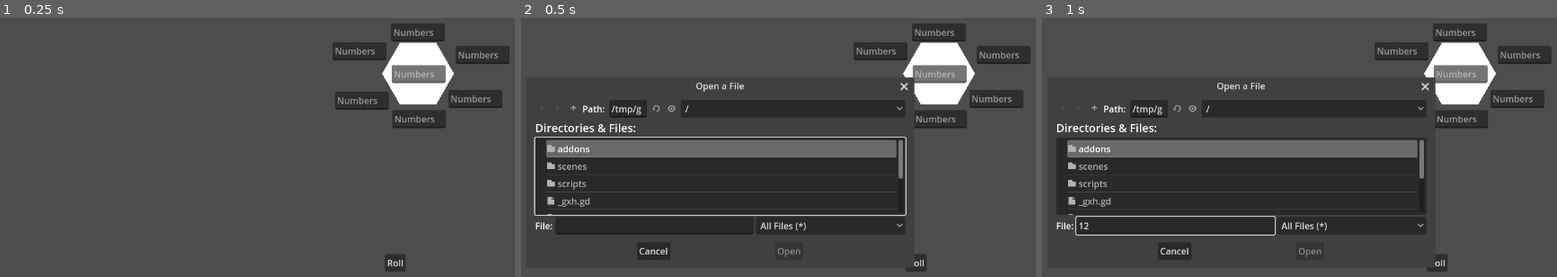
Above: before the commit, frames 1-3 (left to right).
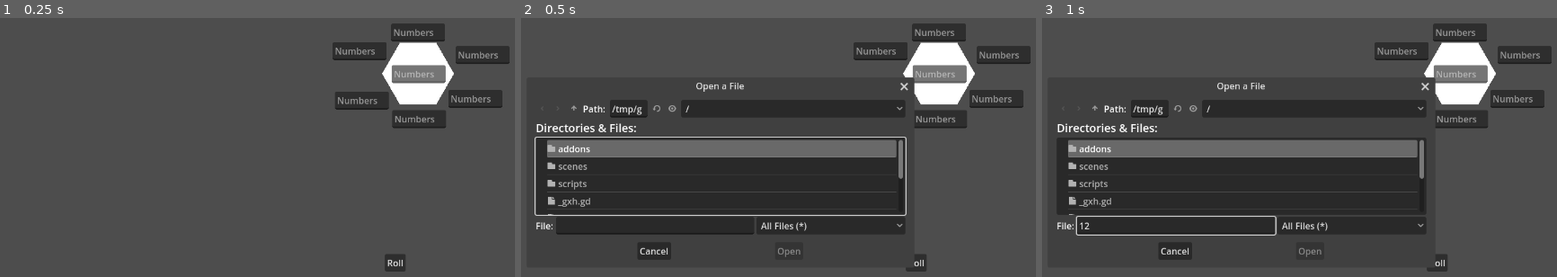
Above: after the commit, the same moments.

Repository: ashestosea/hex-flower
Game: Godot game, scene res://scenes/main.tscn
Two runs of this game, one before a commit and one after it. Both use one fixed random seed, a clock stepped at 60 frames per second and the inputs below.
Inputs (mouse positions are in pixels of both pictures, inside the frame that each line leads up to):
- Up to frame 1 (0.25 s): no input
- Up to frame 2 (0.5 s): no input
- Up to frame 3 (1 s): click (1175, 225) at 0.52 s; type "12" at 0.6 s; click (1459, 74) at 0.75 s; type "12" at 0.83 s; click (1459, 33) at 0.98 s

Frame 1 is identical in both runs. In frame 2, 1.2% of the frame differs, in the area x 2-56%, y 33-92%; in frame 3, 1.1%.

Commit message:
Add wraparound

Diff:
--- a/scripts/flower.gd
+++ b/scripts/flower.gd
@@ -11,20 +11,8 @@
 	"nw": Vector3(-1, 1, 0),
 }
 
-func wrap_axial(from_axial_coords: Vector2, to_axial_coords: Vector2) -> Vector2:
-	var result: Vector2
-
-	match from_axial_coords:
-		Vector2(0, 2):
-			match to_axial_coords:
-				Vector2(1, 2):
-					result = Vector2(-2, 2)
-				Vector2(0, 3):
-					result = Vector2(0, -2)
-				Vector2(-1, 3):
-					result = Vector2(2, 0)
-
-	return result
+const FLOWER_SIZE = 3
+const FLOWER_DIAM = (FLOWER_SIZE * 2) - 1
 
 var _current_hex: Hex
 var _manager: Manager
@@ -42,19 +30,39 @@
 	var offset = 2
 	for z in rows.size():
 		for x in rows[z].size():
-			var r = offset - z
+			var s = offset - z
 			var q
 			if z <= offset:
-				q = offset - r - x
+				q = offset - s - x
 			else:
 				q = offset - x
 			var hex_node = _hex_scene.instantiate() as Hex
 			_hexes.append(hex_node)
-			# hex_node.setup(_manager, self, _hex_grid, Vector2(q, r), rows[z][x])
-			hex_node.setup(_manager, self, _hex_grid, Vector2(q, r), "%s, %s" % [q, r])
+			hex_node.setup(_manager, self, _hex_grid, Vector2(q, s), rows[z][x])
+			# hex_node.setup(_manager, self, _hex_grid, Vector2(q, s), "%s, %s" % [q, s])
+			# var coords = HexGrid.axial_to_cube_coords(Vector2(q, s))
+			# hex_node.setup(_manager, self, _hex_grid, Vector2(q, s), "%s, %s, %s" % [coords.x, coords.y, coords.z])
 			add_child(hex_node)
 
 	set_current_hex(get_hex(start_coords))
+
+
+func dir_name(direction: Vector3) -> String:
+	for i in DIRECTIONS:
+		if DIRECTIONS[i] == direction:
+			return i
+	return "Unknown Direction"
+
+
+func wrap_cube(start: Vector3, direction: Vector3) -> Vector3:
+	var new_pos = start + direction
+	var dir_mask = Vector3.ONE - abs(direction)
+	var masked = start * dir_mask
+
+	if HexGrid.distance(Vector3.ZERO, new_pos) >= FLOWER_SIZE:
+		new_pos += -direction * (FLOWER_DIAM - masked.length())
+
+	return new_pos
 
 
 func set_current_hex(hex: Hex):
@@ -68,8 +76,8 @@
 
 
 func get_adjacent(hex: Hex, dir: Vector3) -> Hex:
-	var adjacent_hex_cell: HexCell = hex._hex_cell.get_adjacent(dir)
-	return get_hex(adjacent_hex_cell.get_cube_coords())
+	var next_hex = wrap_cube(hex._hex_cell.get_cube_coords(), dir)
+	return get_hex(next_hex)
 
 
 func get_hex(coords) -> Hex:
